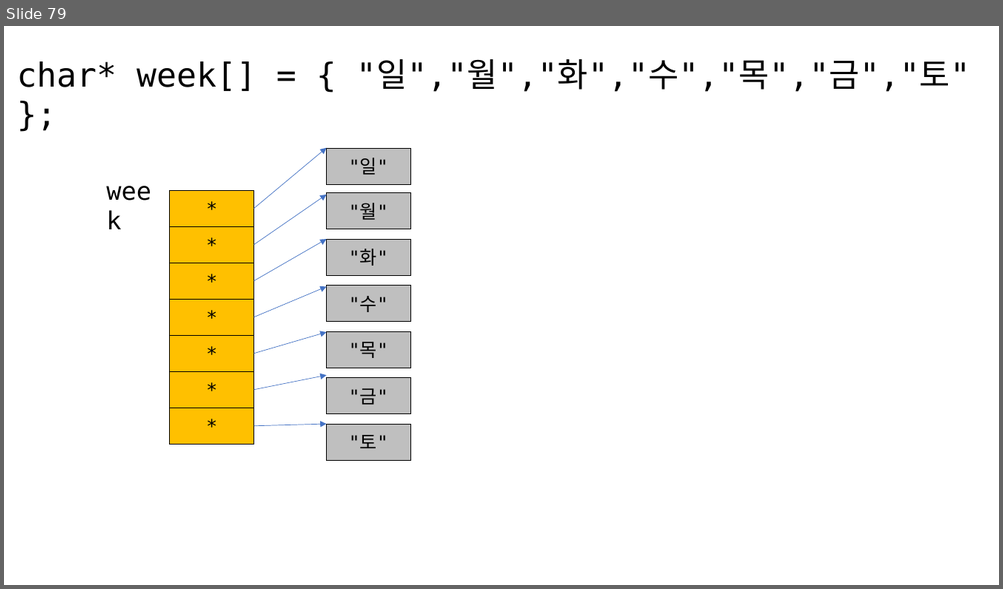
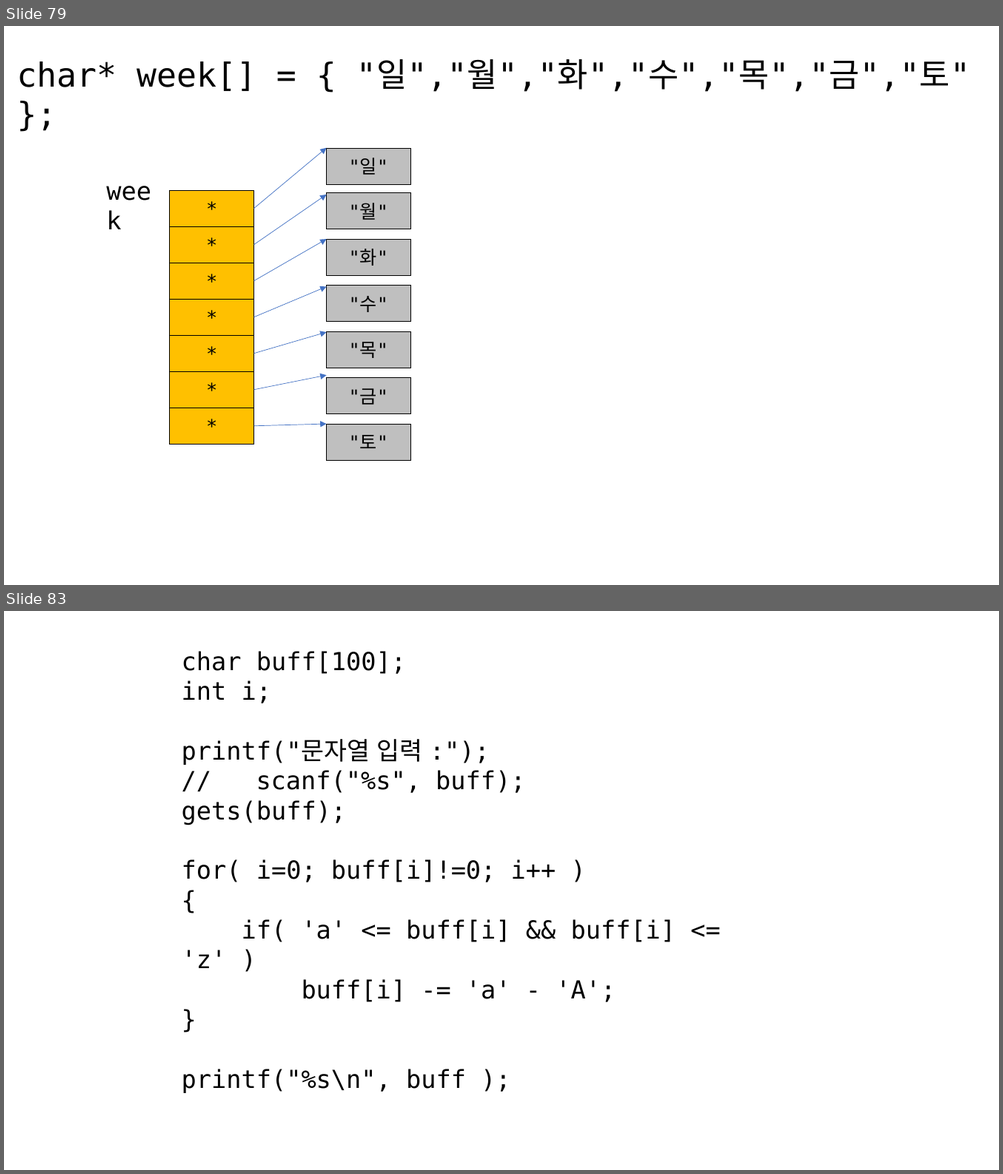
Before and after one commit to imguru-mooc/C_basic_AIR, a slide deck: C_판서.pptx. Shown one above the other, each under a label of ours: slide 79 before the commit, slides 79 and 83 after it; the slides between them are not shown. The pictures are 1003x589 and 1003x1174 pixels, drawn with LibreOffice and Linux fonts; fonts in the diff are those of the drawing. Boxes give left, top, right and bottom in pixels: in the first picture for what was removed or moved away, otherwise in the second. Text is boxed around its words. In the diff, an @@ line names an element or a change of style, - is before the commit and + after.

```diff
--- a/C_판서.pptx
+++ b/C_판서.pptx
@@ slide 83 added at bbox=[4, 611, 999, 1170], background #FFFFFF @@
@@ text added at bbox=[182, 651, 676, 1093], 24 pt, text #000000 @@
+char buff[100];
+int i;
+printf("문자열 입력 :");
+// scanf("%s", buff);
+gets(buff);
+for( i=0; buff[i]!=0; i++ )
+{
+if( 'a' <= buff[i] && buff[i] <= 'z' )
+buff[i] -= 'a' - 'A';
+}
+printf("%s\n", buff );
```
Also in this commit, not shown: 14 other slides added.
